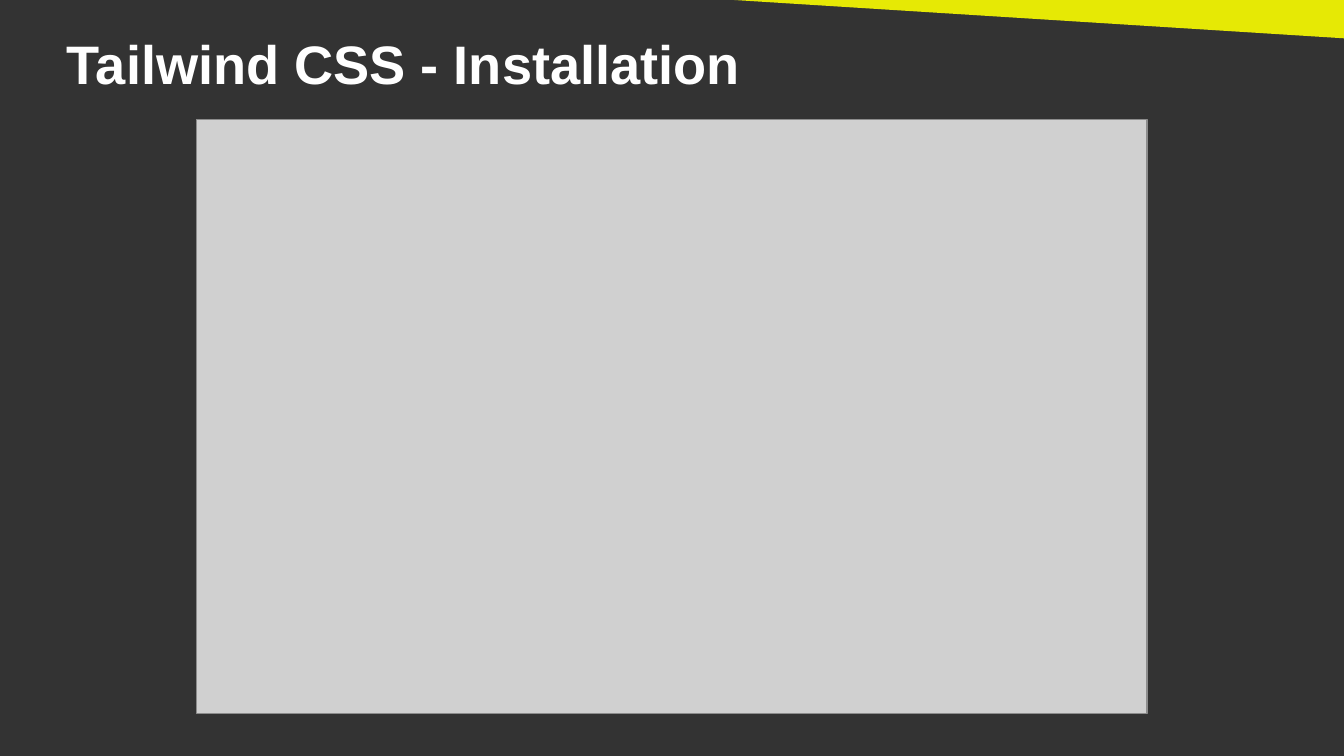
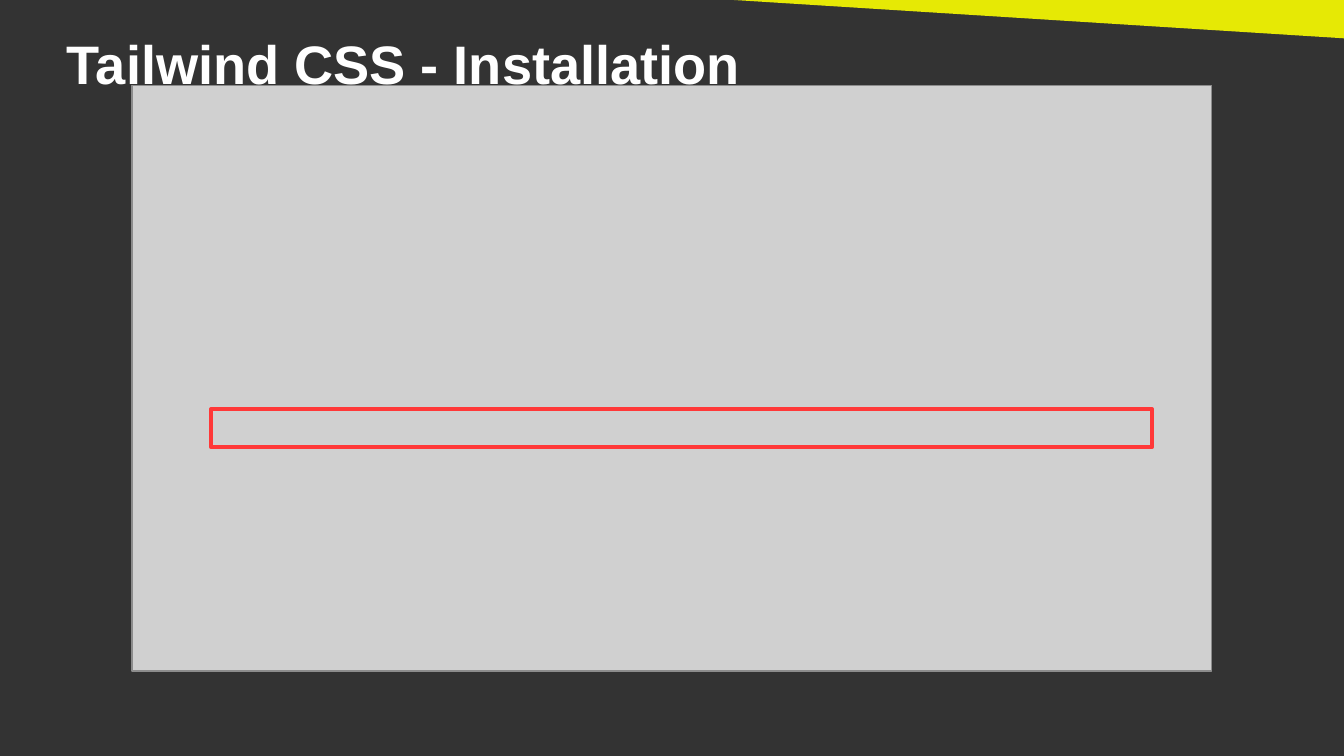
Before and after one commit to DanYellow/cours, a slide deck: slide 12 of integration-web-s2/travaux-pratiques/numero-4/presentation.odp. Drawn at 1344x756 pixels with LibreOffice and Linux fonts; fonts in the diff are those of the drawing; grey boxes stand for pictures. Boxes give left, top, right and bottom in pixels: in the first picture for what was removed or moved away, otherwise in the second. Text is boxed around its words. In the diff, an @@ line names an element or a change of style, - is before the commit and + after.

```diff
--- a/integration-web-s2/travaux-pratiques/numero-4/presentation.odp
+++ b/integration-web-s2/travaux-pratiques/numero-4/presentation.odp
@@ picture: place and size @@
-picture at (196,120,1148,713)
+picture at (132,85,1212,671)
@@ rectangle added at (211,409,1153,446), outline #FF3838 2.3 pt @@
```
Also in this commit, not shown: 10 other slides changed, 1 other file.
